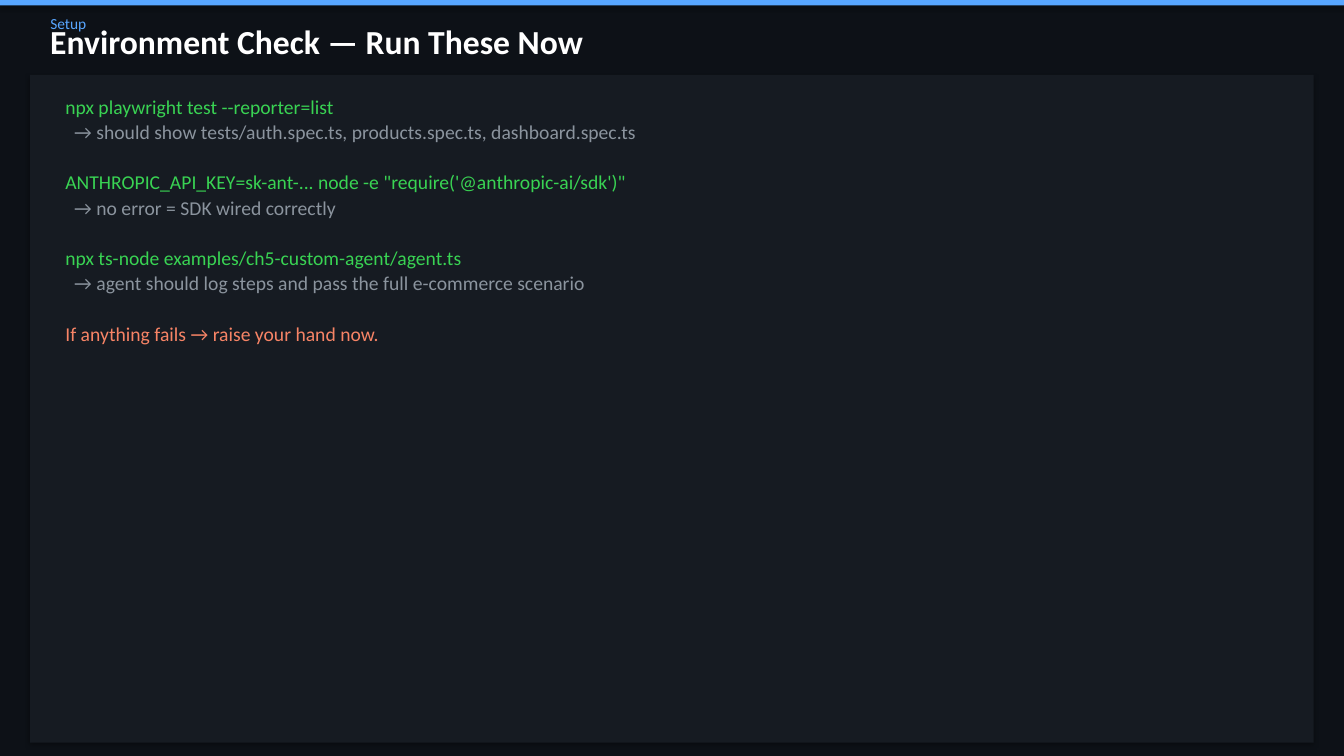
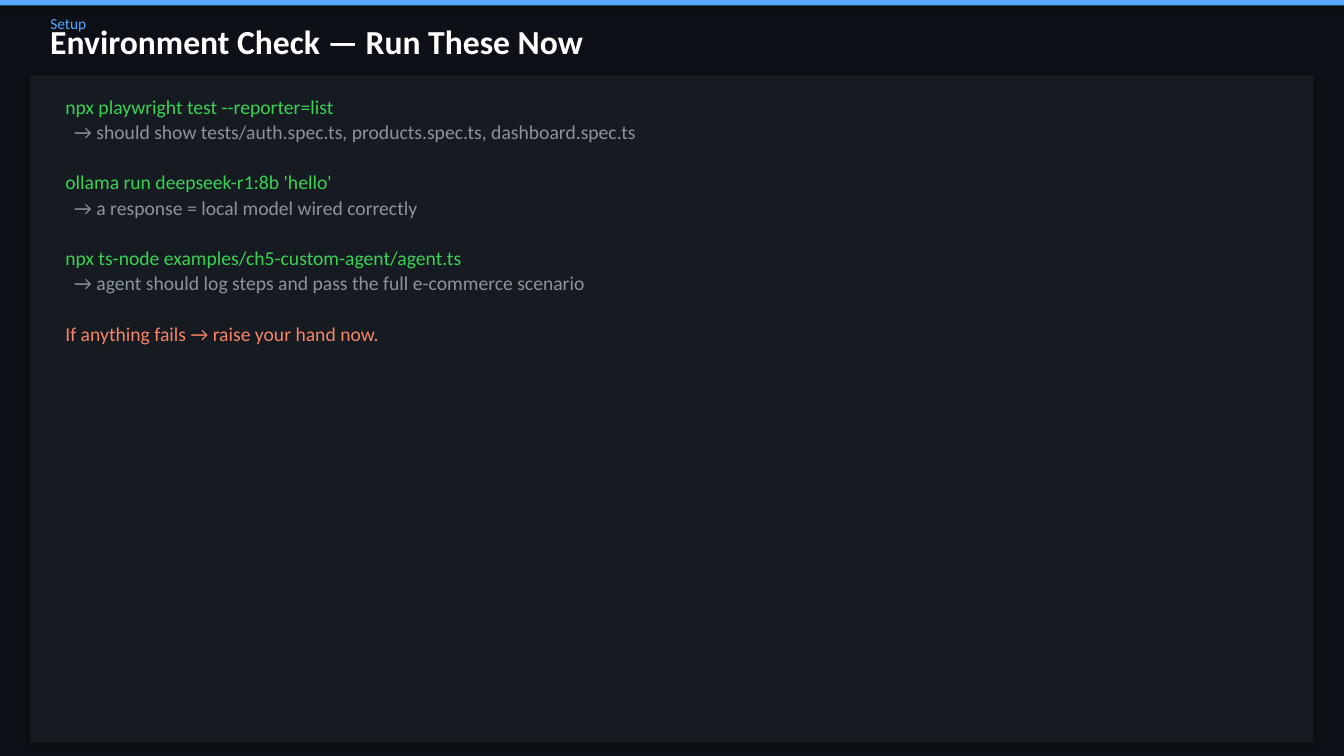
Before and after one commit to QA-Olympians-Academy/web-detective, a slide deck: slide 7 of web-detective-workshop.pptx. Drawn at 1344x756 pixels with LibreOffice and Linux fonts; fonts in the diff are those of the drawing. Boxes give left, top, right and bottom in pixels: in the first picture for what was removed or moved away, otherwise in the second. Text is boxed around its words. In the diff, an @@ line names an element or a change of style, - is before the commit and + after.

Commit message:
replace anthropic with ollama

```diff
--- a/web-detective-workshop.pptx
+++ b/web-detective-workshop.pptx
@@ text at [65, 175, 417, 218]: text changed; text colour #39D353 to #8B949E @@
-ANTHROPIC_API_KEY=sk-ant-... node -e "require('@anthropic-ai/sdk')"
-→ no error = SDK wired correctly
+ollama run deepseek-r1:8b 'hello'
+→ a response = local model wired correctly
```
Also in this commit, not shown: 15 other slides changed, 1 slide added, 1 slide removed, 20 other files.
